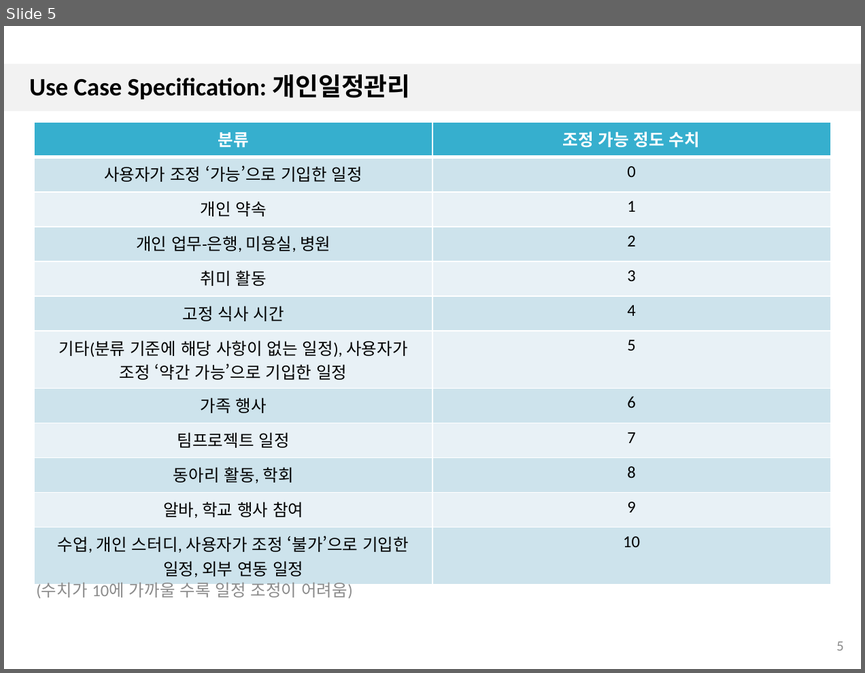
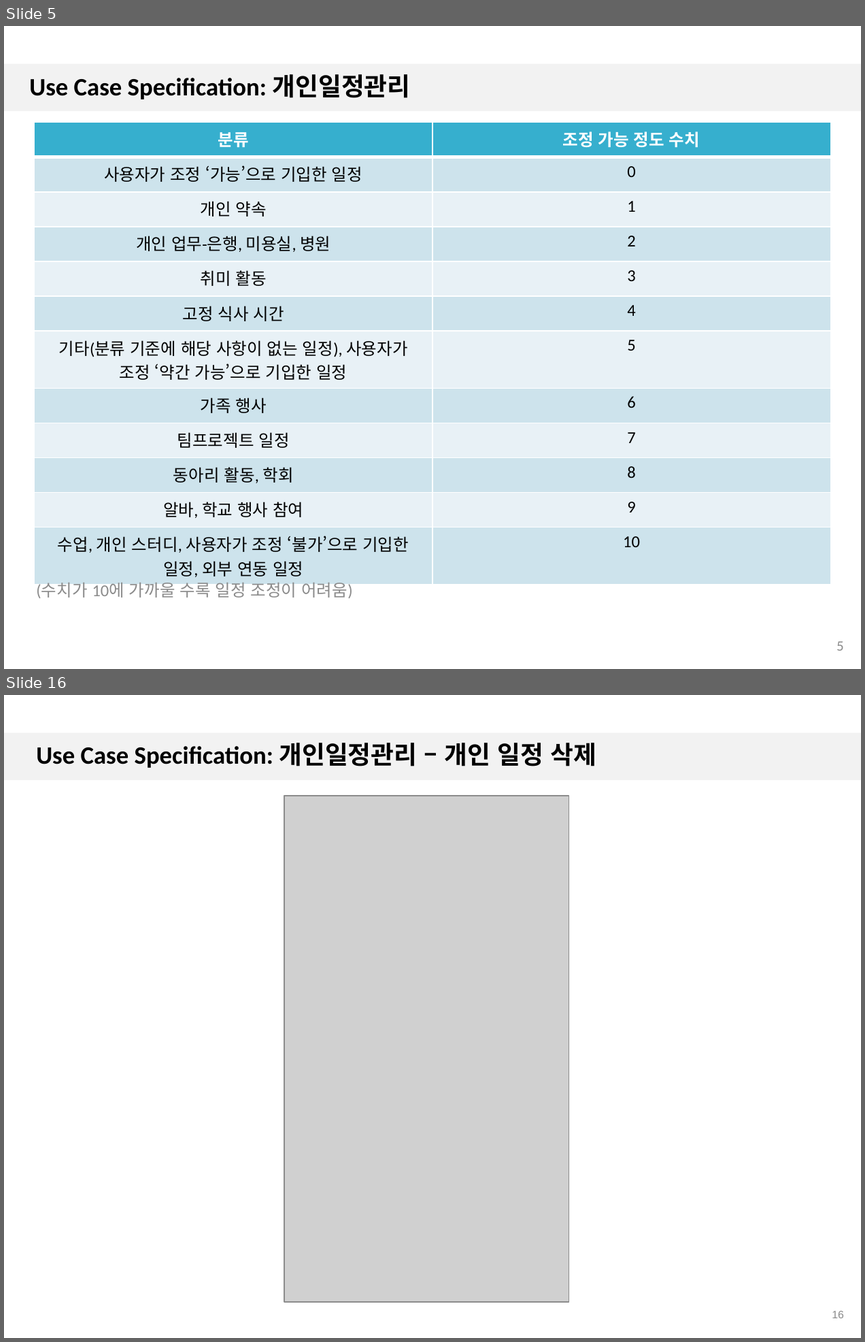
Before and after one commit to 7hong13/FillingGood, a slide deck: SRS/1.3/4팀_일정추천앱_UC_Spec_1.3.pptx. Shown one above the other, each under a label of ours: slide 5 before the commit, slides 5 and 16 after it; the slides between them are not shown. The pictures are 865x673 and 865x1342 pixels, drawn with LibreOffice and Linux fonts; fonts in the diff are those of the drawing; grey boxes stand for pictures; background and template pictures are left out. Boxes give left, top, right and bottom in pixels: in the first picture for what was removed or moved away, otherwise in the second. Text is boxed around its words. In the diff, an @@ line names an element or a change of style, - is before the commit and + after.

```diff
--- a/SRS/1.3/4팀_일정추천앱_UC_Spec_1.3.pptx
+++ b/SRS/1.3/4팀_일정추천앱_UC_Spec_1.3.pptx
@@ slide 16 added at (4, 695, 861, 1338), background #FFFFFF; not listed: 1 template element that a slide beside it also shows @@
@@ title added at (36, 743, 596, 768), 21 pt, text #000000, bold @@
+Use Case Specification: 개인일정관리 – 개인 일정 삭제
@@ picture added at (284, 795, 568, 1302) @@
@@ page number added at (832, 1310, 844, 1318), 9 pt, text #898989 @@
+16
```
Also in this commit, not shown: 26 slides changed, 14 other slides added, 6 other files.
